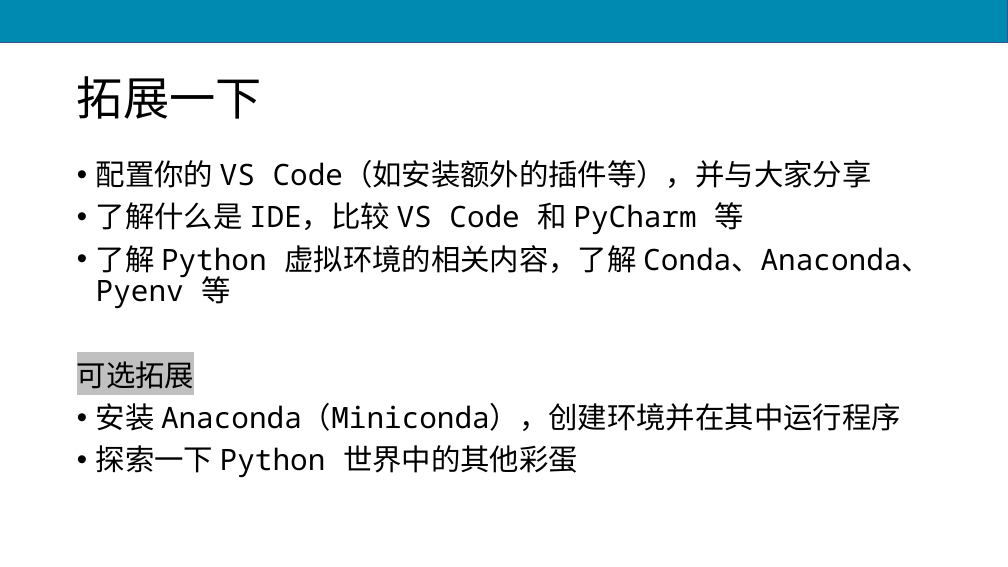
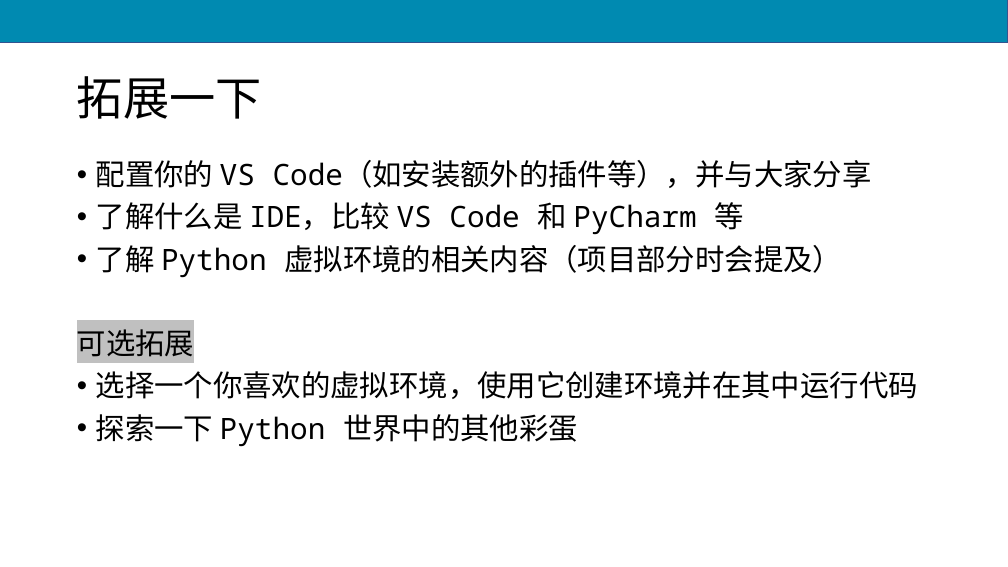
Before and after one commit to scruel/pcc_3e_slides, a slide deck: slide 34 of PPT/python1.pptx (slide 27 before the commit). Drawn at 1008x567 pixels with LibreOffice and Linux fonts; fonts in the diff are those of the drawing. Boxes give left, top, right and bottom in pixels: in the first picture for what was removed or moved away, otherwise in the second. Text is boxed around its words. In the diff, an @@ line names an element or a change of style, - is before the commit and + after.

```diff
--- a/PPT/python1.pptx
+++ b/PPT/python1.pptx
@@ text at bbox=[96, 245, 842, 278]: text changed @@
-• 了解 Python 虚拟环境的相关内容，了解 Conda、Anaconda、Pyenv 等
+• 了解 Python 虚拟环境的相关内容（项目部分时会提及）
@@ text at bbox=[96, 371, 918, 399]: text changed @@
-• 安装 Anaconda（Miniconda），创建环境并在其中运行程序
+• 选择一个你喜欢的虚拟环境，使用它创建环境并在其中运行代码
```
Also in this commit, not shown: 10 other slides changed, 7 slides added, 17 other files.
